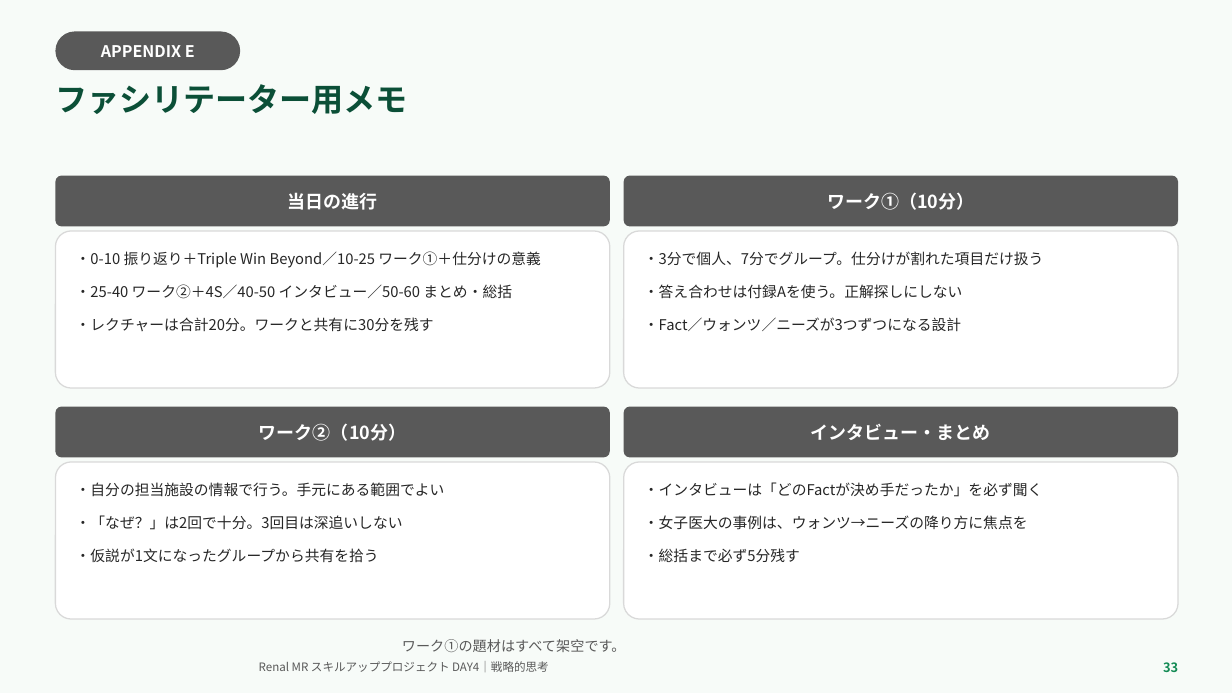
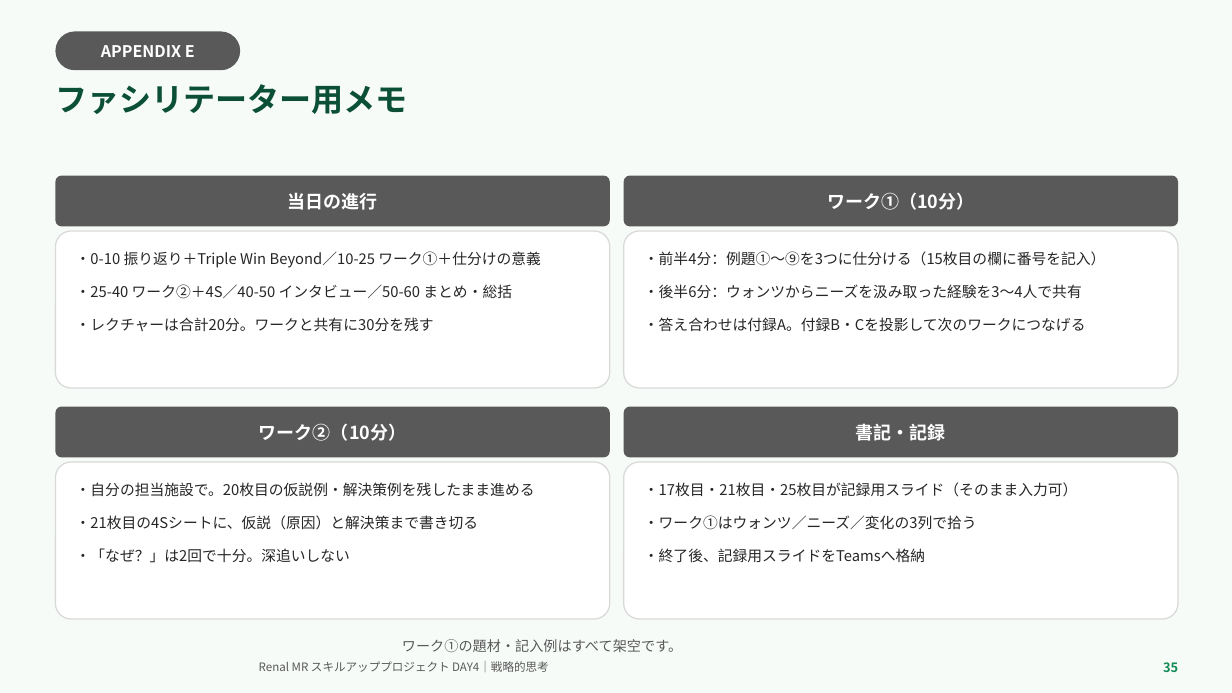
Before and after one commit to TAKUYA-1187/Claude, a slide deck: slide 35 of novartis_training/DAY4_ちょっと分かるだけで世界が変わる.pptx (slide 33 before the commit). Drawn at 1232x693 pixels with LibreOffice and Linux fonts; fonts in the diff are those of the drawing; background and template pictures are left out. Boxes give left, top, right and bottom in pixels: in the first picture for what was removed or moved away, otherwise in the second. Text is boxed around its words. In the diff, an @@ line names an element or a change of style, - is before the commit and + after.

```diff
--- a/novartis_training/DAY4_ちょっと分かるだけで世界が変わる.pptx
+++ b/novartis_training/DAY4_ちょっと分かるだけで世界が変わる.pptx
@@ text in rounded rectangle at box(644, 251, 1106, 332): text changed @@
-・3分で個人、7分でグループ。仕分けが割れた項目だけ扱う
-・答え合わせは付録Aを使う。正解探しにしない
-・Fact／ウォンツ／ニーズが3つずつになる設計
+・前半4分：例題①〜⑨を3つに仕分ける（15枚目の欄に番号を記入）
+・後半6分：ウォンツからニーズを汲み取った経験を3〜4人で共有
+・答え合わせは付録A。付録B・Cを投影して次のワークにつなげる
@@ text in rounded rectangle at box(856, 423, 946, 441): text changed @@
-インタビュー・まとめ
+書記・記録
@@ text in rounded rectangle at box(76, 482, 535, 563): text changed @@
-・自分の担当施設の情報で行う。手元にある範囲でよい
-・「なぜ？」は2回で十分。3回目は深追いしない
-・仮説が1文になったグループから共有を拾う
+・自分の担当施設で。20枚目の仮説例・解決策例を残したまま進める
+・21枚目の4Sシートに、仮説（原因）と解決策まで書き切る
+・「なぜ？」は2回で十分。深追いしない
@@ text in rounded rectangle at box(644, 482, 1078, 563): text changed @@
-・インタビューは「どのFactが決め手だったか」を必ず聞く
-・女子医大の事例は、ウォンツ→ニーズの降り方に焦点を
-・総括まで必ず5分残す
+・17枚目・21枚目・25枚目が記録用スライド（そのまま入力可）
+・ワーク①はウォンツ／ニーズ／変化の3列で拾う
+・終了後、記録用スライドをTeamsへ格納
@@ text at box(402, 639, 682, 652): text changed @@
-ワーク①の題材はすべて架空です。
+ワーク①の題材・記入例はすべて架空です。
@@ text at box(1163, 662, 1178, 672): text changed @@
-33
+35
```
Also in this commit, not shown: 15 other slides changed, 6 slides added, 4 slides removed, 2 other files.
